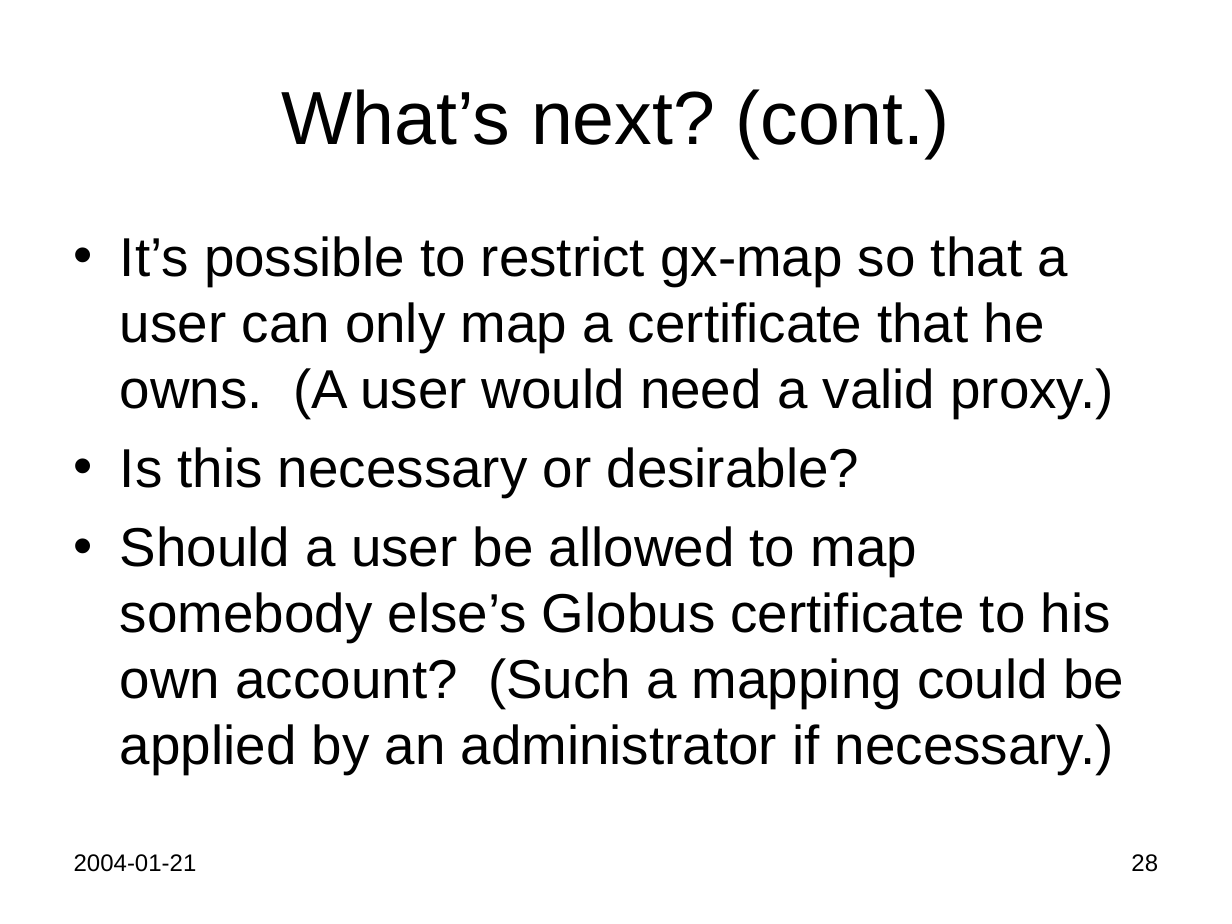
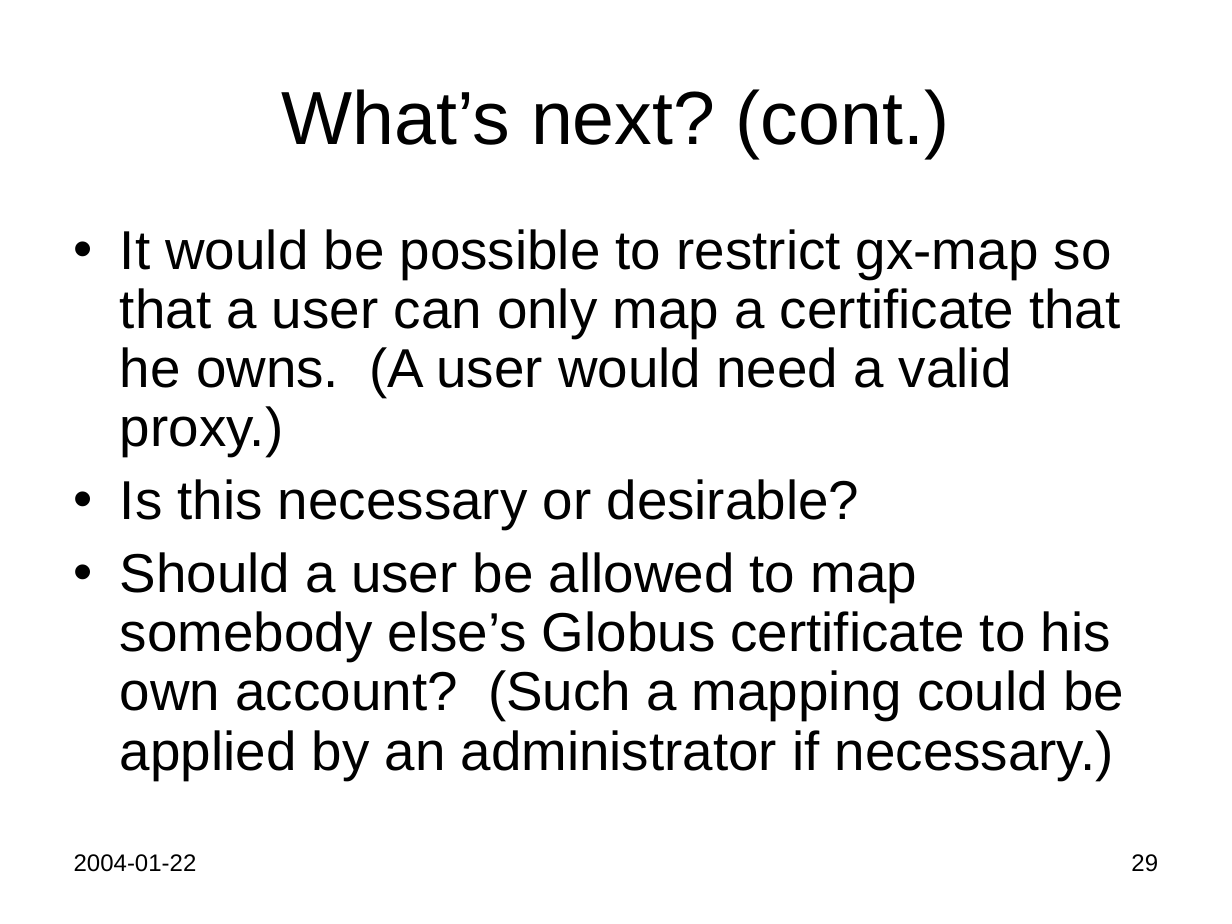
Before and after one commit to Keith-S-Thompson/gx-map, a slide deck: slide 29 of gx-map.ppt (slide 28 before the commit). Drawn at 1232x924 pixels with LibreOffice and Linux fonts; fonts in the diff are those of the drawing. Boxes give left, top, right and bottom in pixels: in the first picture for what was removed or moved away, otherwise in the second. Text is boxed around its words. In the diff, an @@ line names an element or a change of style, - is before the commit and + after.

Commit message:
[gx-map.ppt 1.4]: A little more stuff

```diff
--- a/gx-map.ppt
+++ b/gx-map.ppt
@@ text at [120,229,1120,456]: text changed @@
-• It’s possible to restrict gx-map so that a user can only map a certificate that he owns. (A user would need a valid proxy.)
+• It would be possible to restrict gx-map so that a user can only map a certificate that he owns. (A user would need a valid proxy.)
@@ text at [120,479,1124,779]: line spacing 1 to 0.9 @@
@@ text at [74,854,197,872]: text changed @@
-2004-01-21
+2004-01-22
@@ page number at [1131,854,1158,872]: text changed @@
-28
+29
```
Also in this commit, not shown: 28 other slides changed, 1 slide added.
